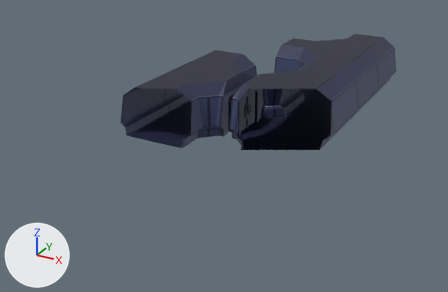
An edit to the Blender file Environment/Research_Base/map.blend, drawn before and after from the same camera.
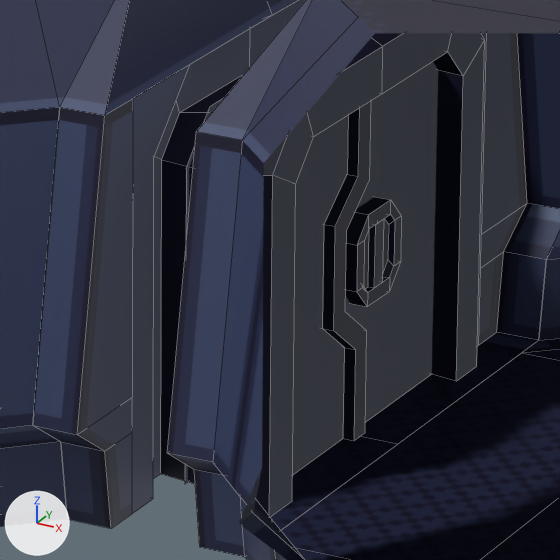
Old and new are each drawn from a 50 mm camera at (11.0, -5.55, 12.4) aimed at (-3.52, 20.84, -0.79) and again close up on the part from 48% to 60% of the width and 29% to 48% of the height. The lights are fixed; the arrows at lower left show +X, +Y and +Z. The older version's two pictures come first. The close-ups show mesh edges as thin lines. Everything nearer to the camera than a plane just in front of the edit is cut away.

In view in the first close-up: 'big_side', 'corridor_threeway_dooralt', 'door_end', 'knob', 'small_side', 'useless', 'useless2'.
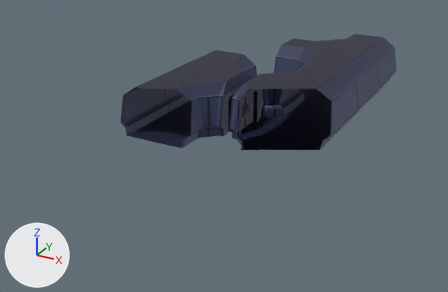
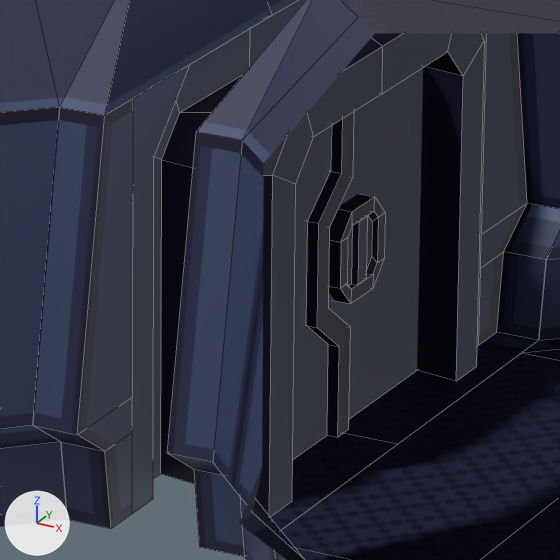
Changed parts and their boxes [x1, y1, x2, y2] in the close-ups (560 x 560 px):
'big_side', reshaped: before [323, 62, 438, 440]; after [306, 68, 423, 437]
'small_side', rescaled: before [185, 98, 348, 483]; after [293, 126, 332, 459]
'knob', reshaped, modifiers changed: before [346, 197, 401, 307]; after [329, 194, 385, 304]

Patch to the scene script:
```diff
--- a/Environment/Research_Base/map.blend.py
+++ b/Environment/Research_Base/map.blend.py
@@ me_door_end_001 @@
 # used by ob_big_side; parent = ob_twosided_door; location = (1.743, 20.51, 1.931); rotation_euler = (0.0, 0.0, 1.571), in degrees (0, 0, 90)
-me_door_end_001.from_pydata(...)  # 48 vertices, 24 faces; spans x -0.31..1.0, y -0.28..0.28, z 0.0..1.94
+me_door_end_001.from_pydata(...)  # 48 vertices, 24 faces; spans x -0.31..1.0, y -0.19..0.19, z 0.0..1.94
+# me_door_end_001 part 1: all 21 vertices in x -0.31..1.0, y -0.28..-0.22, z 0.0..1.94 are moved by (0.0, 0.09, 0.0)
+# other edits to the shape of me_door_end_001 do not show in these pictures
 me_door_end_001.materials.append(mat_corridor)
@@ me_door_end_002 @@
 # used by ob_small_side; parent = ob_twosided_door; location = (1.743, 20.51, 1.931); rotation_euler = (0.0, 0.0, 1.571), in degrees (0, 0, 90)
-me_door_end_002.from_pydata(...)  # 18 vertices, 7 faces; spans x -1.0..-0.06, y -0.22..0.2, z 0.0..1.94
+me_door_end_002.from_pydata(...)  # 18 vertices, 7 faces; spans x -1.0..-0.06, y -0.13..0.11, z 0.0..1.94
+# me_door_end_002 part 2: the whole mesh is scaled about its middle by (1, 0.557, 1)
 me_door_end_002.materials.append(mat_corridor_001)
@@ me_door_end_004 @@
 # used by ob_knob; parent = ob_twosided_door; location = (1.743, 20.63, 2.9); rotation_euler = (0.0, 0.0, 1.571), in degrees (0, 0, 90)
-me_door_end_004.from_pydata(...)  # 40 vertices, 29 faces; spans x -0.25..0.25, y -0.313..0.0, z -0.25..0.25
+me_door_end_004.from_pydata(...)  # 72 vertices, 58 faces; spans x -0.25..0.25, y -0.22..0.22, z -0.25..0.25
+# me_door_end_004 part 3: 32 vertices removed from x -0.25..0.25, y -0.313..-0.278, z -0.25..0.25; 32 vertices added at x -0.25..0.25, y -0.22..-0.184, z -0.25..0.25
+# other edits to the shape of me_door_end_004 do not show in these pictures
 me_door_end_004.materials.append(mat_corridor)
@@ ob_knob @@
 ob_knob.rotation_euler = (0.0, 0.0, 1.571)  # degrees (0, 0, 90)
-_m = ob_knob.modifiers.new('Mirror', 'MIRROR')
-_m.use_axis = (False, True, False)
```
